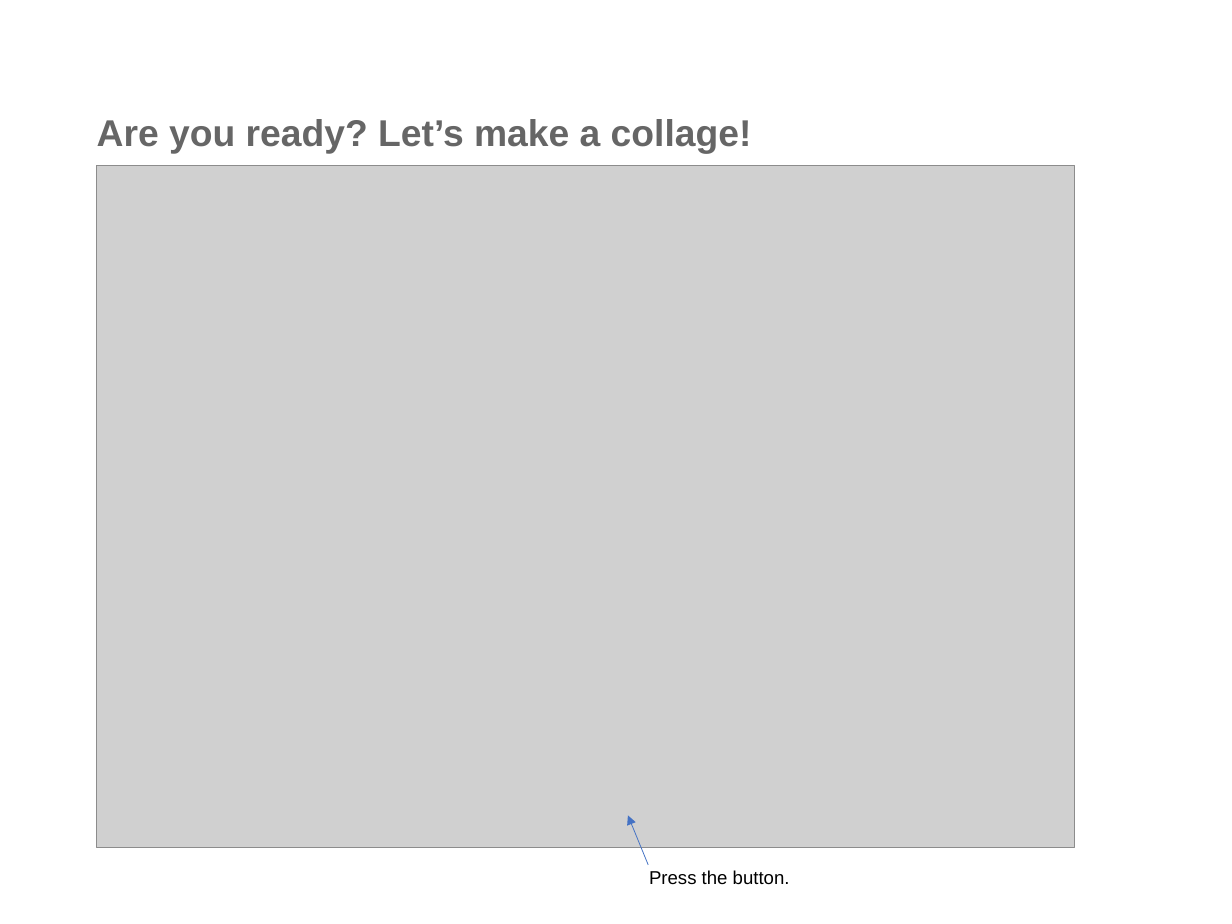
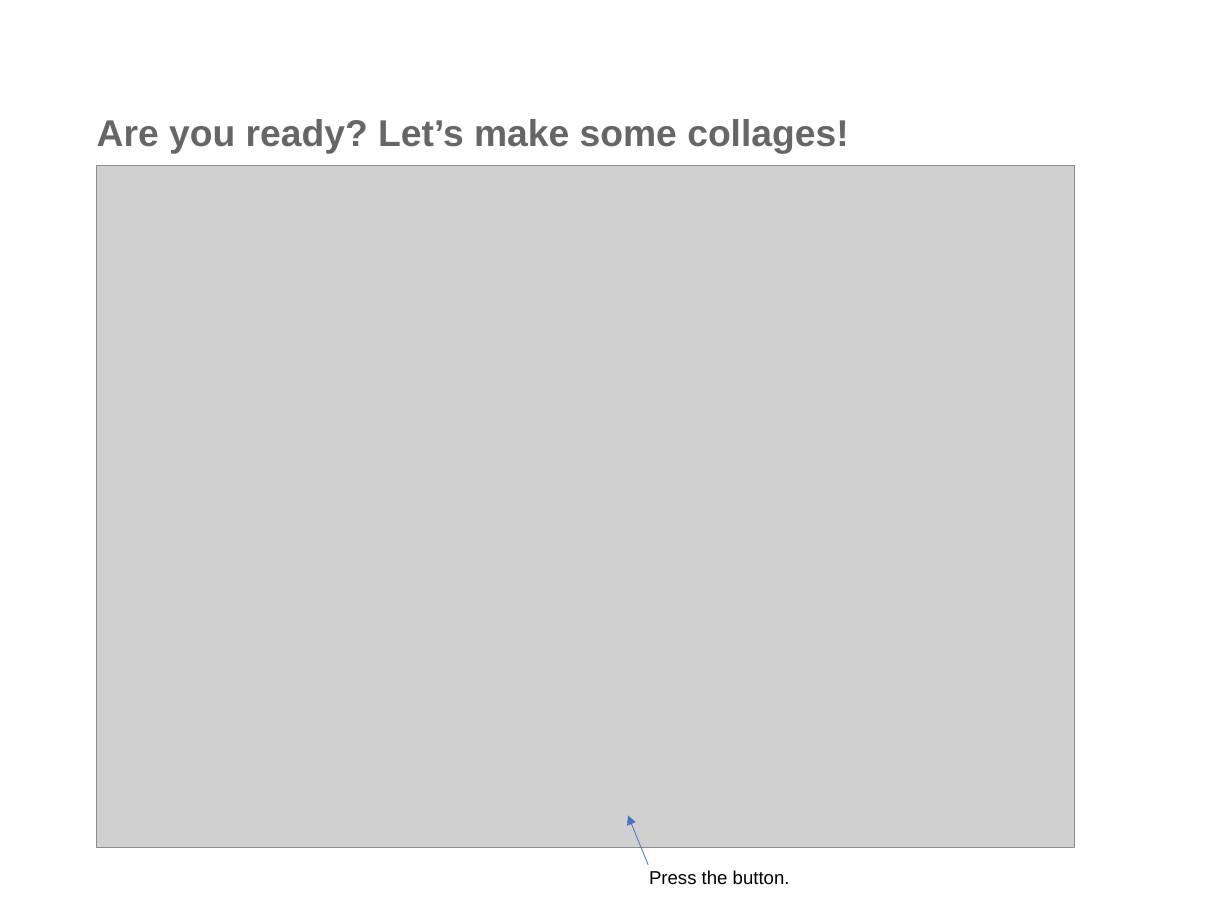
Before and after one commit to pierlumanzu/HCIProject-PhotoGlue, a slide deck: slide 13 of PhotoGlue-Instructions For Use.odp. Drawn at 1232x924 pixels with LibreOffice and Linux fonts; fonts in the diff are those of the drawing; grey boxes stand for pictures; background and template pictures are left out. Boxes give left, top, right and bottom in pixels: in the first picture for what was removed or moved away, otherwise in the second. Text is boxed around its words. In the diff, an @@ line names an element or a change of style, - is before the commit and + after.

```diff
--- a/PhotoGlue-Instructions For Use.odp
+++ b/PhotoGlue-Instructions For Use.odp
@@ text at [97, 119, 848, 154]: text changed @@
-Are you ready? Let’s make a collage!
+Are you ready? Let’s make some collages!
```
Also in this commit, not shown: 5 other slides changed, 7 other files.
